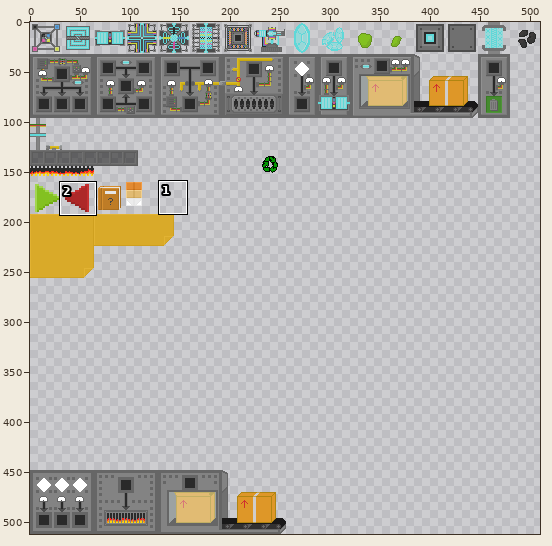
Edited in one commit: sprite sheet (res/img/textures.png). The first picture is a wide view before the edit; the outline marks the close-up.
Close-up. The starting point:
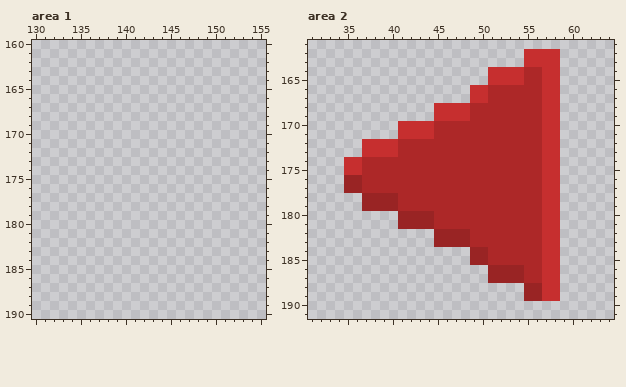
The file is 512x512 pixels. Pixels under 10% opacity are left out. Colours within 5 levels of each other are drawn and written as one. Shown: area 1: x 130..155, y 160..190; area 2: x 31..64, y 161..191. The wide view leaves out empty margins. The commit also changed other parts of the picture, which this record leaves out.
Once edited:
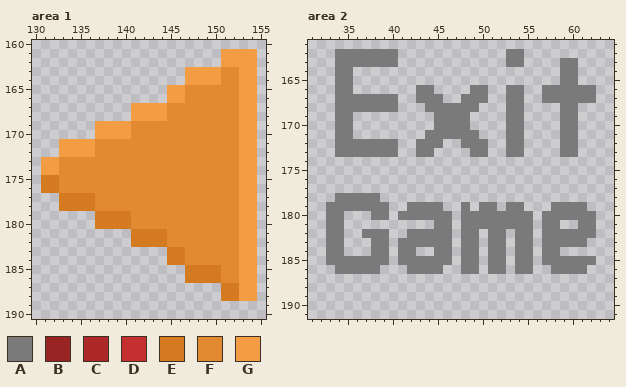
Palette (. is transparent): A #7a7a7a  B #992424  C #ad2828  D #c62f2f  E #d47b22  F #e28a31  G #f29c44
Changes in this commit:
Changed rows in their new state; - is an unchanged pixel.
Area 1:
first column x 131:
161 --------------------GGGG
162 --------------------GGGG
163 ----------------GGGGFFGG
164 ----------------GGGGFFGG
165 --------------GGFFFFFFGG
166 --------------GGFFFFFFGG
167 ----------GGGGFFFFFFFFGG
168 ----------GGGGFFFFFFFFGG
169 ------GGGGFFFFFFFFFFFFGG
170 ------GGGGFFFFFFFFFFFFGG
171 --GGGGFFFFFFFFFFFFFFFFGG
172 --GGGGFFFFFFFFFFFFFFFFGG
173 GGFFFFFFFFFFFFFFFFFFFFGG
174 GGFFFFFFFFFFFFFFFFFFFFGG
175 EEFFFFFFFFFFFFFFFFFFFFGG
176 EEFFFFFFFFFFFFFFFFFFFFGG
177 --EEEEFFFFFFFFFFFFFFFFGG
178 --EEEEFFFFFFFFFFFFFFFFGG
179 ------EEEEFFFFFFFFFFFFGG
180 ------EEEEFFFFFFFFFFFFGG
181 ----------EEEEFFFFFFFFGG
182 ----------EEEEFFFFFFFFGG
183 --------------EEFFFFFFGG
184 --------------EEFFFFFFGG
185 ----------------EEEEFFGG
186 ----------------EEEEFFGG
187 --------------------EEGG
188 --------------------EEGG
Area 2:
first column x 33:
162 -AAAAAAA------------AA....----
163 -AAAAAAA------------AA....AA--
164 -AA---------------........AA--
165 -AA---------------........AA--
166 -AA-------AA----AA..AA..AAAAAA
167 -AAAAAAA--AAA--AAA..AA..AAAAAA
168 -AAAAAAA---AAAAAA...AA....AA--
169 -AA---------AAAA....AA....AA--
170 -AA-----....AAAA....AA....AA--
171 -AA-----...AAAAAA...AA....AA--
172 -AAAAAAA..AAA..AAA..AA....AA--
173 -AAAAAAA..AA....AA..AA....AA--
174 --........................----
175 --........................----
176 --........................----
177 --........................----
178 -AAAAA....................----
179 AAAAAAA..AAAA..A.AA.AA...AAAA-
180 AA---AA-AAAAAA.AAAAAAAA.AAAAAA
181 AA------....AA.AAAAAAAA.AA--AA
182 AA--AAA--AAAAA.AA.AA.AA.AAAAAA
183 AA---AA-AAAAAA.AA.AA.AA.AAAAA-
184 AA---AA-AA--AA-AA.AA.AA.AA----
185 AAAAAAA-AAAAAA-AA.AA.AA.AAAAAA
186 -AAAAA---AAAA--AA-AA.AA..AAAA-
187 ------------------........----
188 ----------------------....----
189 ----------------------....----
Pixel boxes of the changes (left, top, right, bottom) in both close-ups:
added: (41, 49, 257, 301)
changed: (326, 49, 596, 301)
